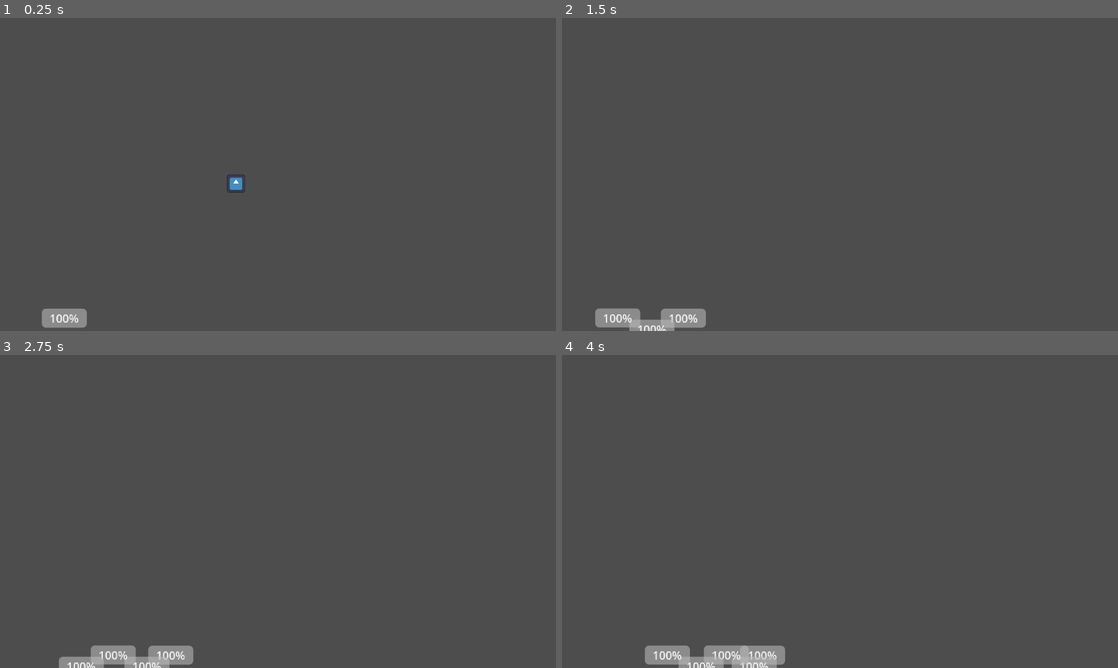
Above: before the commit, frames 1-4 (two rows, left to right).
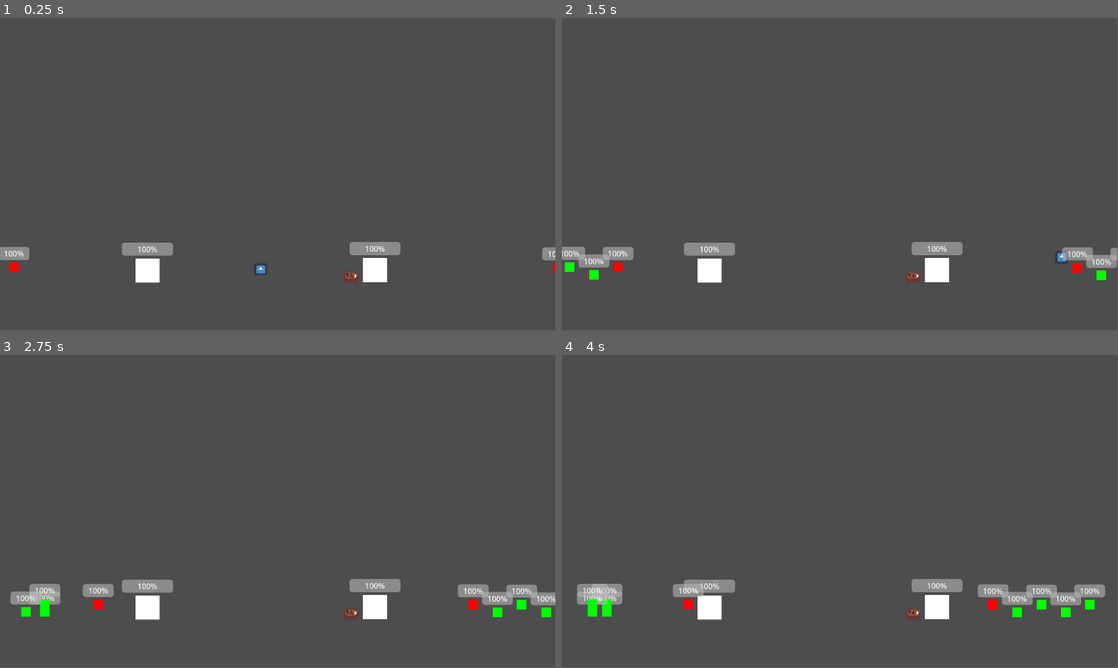
Above: after the commit, the same moments.

Repository: LeonardoSeijiNakayama/DACC_Station2-G1
Game: Godot game, scene res://UI/UI_TestScene.tscn
The game is run twice, just before and just after one commit, with the same random seed, the same clock (stepped at 60 frames per second) and the same inputs. This scene is started directly instead of the project's main scene. The engine's default icon, where the game draws it, is replaced by a stand-in: a white triangle on a blue panel in a dark square.
Inputs:
- Up to frame 1 (0.25 s): no input
- Up to frame 2 (1.5 s): tap Enter (ui_accept) at 0.5 s; hold Shift (Dash) 0.53-1.28 s; hold D (Direita) from 0.53 s (still down); tap Space (Pulo) at 0.77 s; tap Shift (Dash) at 1.35 s
- Up to frame 3 (2.75 s): tap Space (Pulo) at 1.52 s; release D (Direita) at 2.03 s; hold A (Esquerda) from 2.03 s (still down); hold Shift (Dash) from 2.03 s (still down)
- Up to frame 4 (4 s): release A (Esquerda) at 2.78 s; release Shift (Dash) at 2.78 s; hold D (Direita) from 2.78 s (still down); tap Shift (Dash) at 2.85 s; tap Space (Pulo) at 3.02, 3.77 s; hold Shift (Dash) from 3.53 s (still down)
In our replay, the window is 800x450 before the commit and 799x449 after it. These sizes can differ from the game's own. Grey fills any space a smaller window leaves; there, only what the larger window draws over its background counts as a difference.

The runs differ from the first frame. In frame 1, 2.6% of the frame differs, in the area x 0-100%, y 50-99%; in frame 2, 4.0%; in frame 3, 4.8%; in frame 4, 5.3%, in the area x 2-98%, y 71-100%.

Commit message:
Placeholders

Diff:
--- /dev/null
+++ b/UI/UI_Gui.tscn
@@ -0,0 +1,5 @@
+[gd_scene format=3 uid="uid://so2pvefgusq2"]
+
+[node name="UiGui" type="Node2D" unique_id=2085377479]
+
+[node name="AnimatedSprite2D" type="AnimatedSprite2D" parent="." unique_id=259127317]
--- a/UI/UI_TestScene.tscn
+++ b/UI/UI_TestScene.tscn
@@ -11,7 +11,7 @@
 [node name="UiTestScene" type="Node2D" unique_id=1535464780]
 
 [node name="player" parent="." unique_id=152186675 instance=ExtResource("1_cdtwq")]
-position = Vector2(335, 206)
+position = Vector2(541, 493)
 
 [node name="Station" parent="." unique_id=999989629 instance=ExtResource("2_m4ubm")]
 position = Vector2(728, 535)
@@ -24,7 +24,7 @@
 shape = SubResource("RectangleShape2D_cdtwq")
 
 [node name="SpawnArea" parent="." unique_id=283799282 instance=ExtResource("4_m4ubm")]
-position = Vector2(77, 470)
+position = Vector2(14, 533)
 
 [node name="Base1" parent="." unique_id=1106712333 instance=ExtResource("4_g0ftp")]
 position = Vector2(306, 524)
@@ -33,5 +33,5 @@
 position = Vector2(778, 523)
 
 [node name="SpawnArea2" parent="." unique_id=1474680840 instance=ExtResource("4_m4ubm")]
-position = Vector2(1062, 505)
+position = Vector2(1172, 534)
 target = "Base2"
--- a/project.godot
+++ b/project.godot
@@ -14,10 +14,6 @@
 run/main_scene="uid://btoppmhcvd8gt"
 config/features=PackedStringArray("4.6", "Forward Plus")
 config/icon="res://icon.svg"
-
-[display]
-
-window/stretch/scale=1.46
 
 [input]
 
Binary file added: UI/life_bar_placeholder.png
Not shown, added: UI/life_bar_placeholder.png.import
